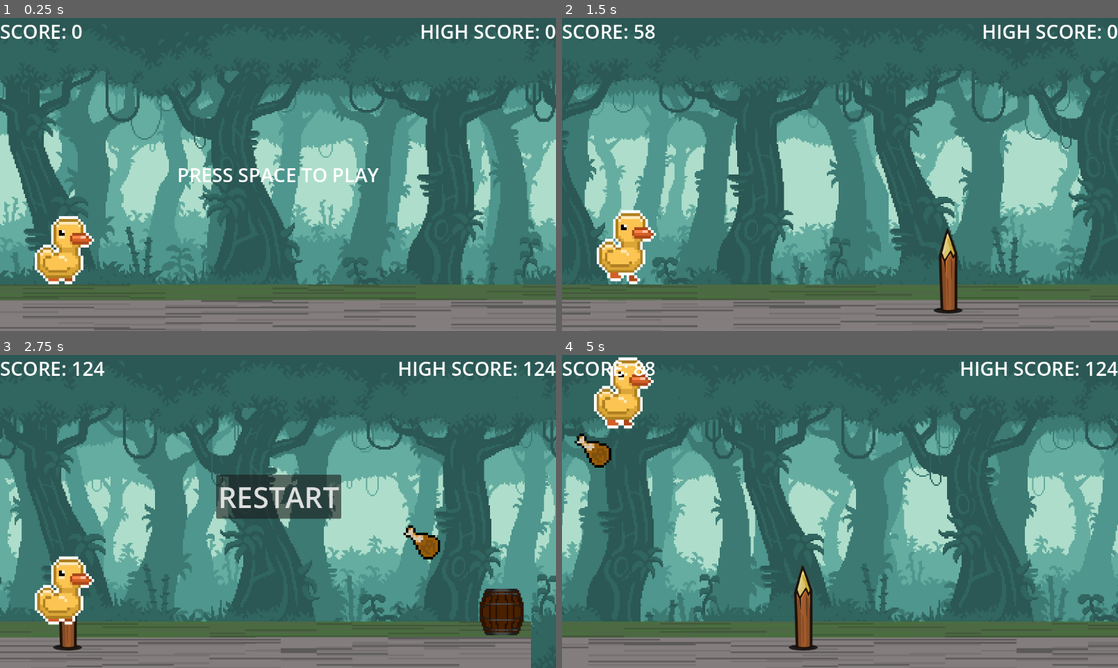
Above: before the commit, frames 1-4 (two rows, left to right).
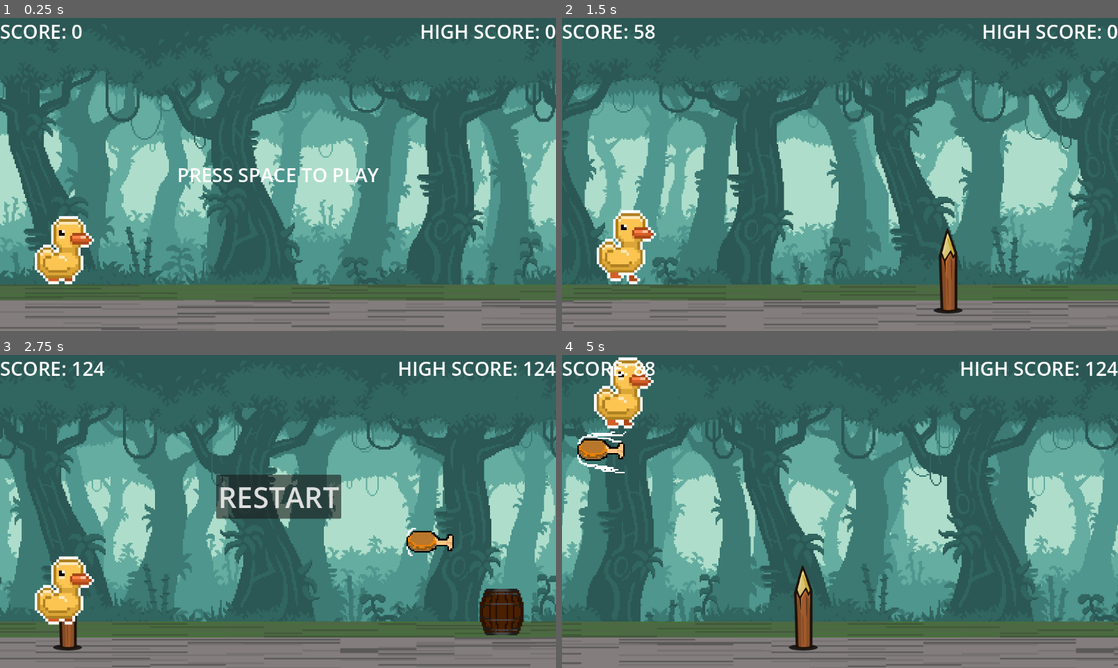
Above: after the commit, the same moments.

Repository: Ayodper/voraciousrush-main
Game: Godot game, scene res://background/scenes/main.tscn
Same seed, same stepped clock (60 frames per second), same inputs: the game is played once before the commit and once after it.
Inputs:
- Up to frame 1 (0.25 s): no input
- Up to frame 2 (1.5 s): tap Space at 0.5 s; tap Enter (ui_accept) at 0.77 s
- Up to frame 3 (2.75 s): tap Enter (ui_accept) at 1.52 s; hold Down (ui_down) from 2.03 s (still down)
- Up to frame 4 (5 s): release Down (ui_down) at 2.75 s; click "RESTART" at 2.75 s; tap Space at 3.5 s; tap Enter (ui_accept) at 3.77, 4.52 s

The runs differ from the first frame. In frame 1, 0.4% of the frame differs, in the area x 4-100%, y 90-100%; in frame 2, 0.9%; in frame 3, 2.4%, in the area x 0-100%, y 54-100%; in frame 4, 1.8%.

Commit message:
chicken leg animation and longer ground floor

Diff:
--- a/background/scenes/chicken_leg.tscn
+++ b/background/scenes/chicken_leg.tscn
@@ -1,30 +1,35 @@
 [gd_scene format=3 uid="uid://cxyr8cgonguax"]
 
 [ext_resource type="Script" uid="uid://b5n3jxbbj7jgf" path="res://background/scenes/chicken_leg.gd" id="1_kiqq3"]
-[ext_resource type="Texture2D" uid="uid://dvibnk770ey8i" path="res://New Piskel.png" id="2_kiqq3"]
+[ext_resource type="Texture2D" uid="uid://b878esfna3jng" path="res://chickenleg2.png" id="2_kiqq3"]
 
-[sub_resource type="AtlasTexture" id="AtlasTexture_kiqq3"]
+[sub_resource type="AtlasTexture" id="AtlasTexture_7yl1e"]
+atlas = ExtResource("2_kiqq3")
+region = Rect2(0, 0, 32, 32)
+
+[sub_resource type="AtlasTexture" id="AtlasTexture_vjylj"]
+atlas = ExtResource("2_kiqq3")
+region = Rect2(32, 0, 32, 32)
+
+[sub_resource type="AtlasTexture" id="AtlasTexture_slqn2"]
 atlas = ExtResource("2_kiqq3")
 region = Rect2(0, 32, 32, 32)
 
-[sub_resource type="AtlasTexture" id="AtlasTexture_7yl1e"]
+[sub_resource type="AtlasTexture" id="AtlasTexture_46x1t"]
+atlas = ExtResource("2_kiqq3")
+region = Rect2(32, 32, 32, 32)
+
+[sub_resource type="AtlasTexture" id="AtlasTexture_wp8yp"]
+atlas = ExtResource("2_kiqq3")
+region = Rect2(0, 64, 32, 32)
+
+[sub_resource type="AtlasTexture" id="AtlasTexture_b2pwu"]
 atlas = ExtResource("2_kiqq3")
 region = Rect2(32, 64, 32, 32)
-
-[sub_resource type="AtlasTexture" id="AtlasTexture_vjylj"]
-atlas = ExtResource("2_kiqq3")
-region = Rect2(64, 64, 32, 32)
-
-[sub_resource type="AtlasTexture" id="AtlasTexture_slqn2"]
-atlas = ExtResource("2_kiqq3")
-region = Rect2(96, 32, 32, 32)
 
 [sub_resource type="SpriteFrames" id="SpriteFrames_46x1t"]
 animations = [{
 "frames": [{
-"duration": 1.0,
-"texture": SubResource("AtlasTexture_kiqq3")
-}, {
 "duration": 1.0,
 "texture": SubResource("AtlasTexture_7yl1e")
 }, {
@@ -33,26 +38,34 @@
 }, {
 "duration": 1.0,
 "texture": SubResource("AtlasTexture_slqn2")
+}, {
+"duration": 1.0,
+"texture": SubResource("AtlasTexture_46x1t")
+}, {
+"duration": 1.0,
+"texture": SubResource("AtlasTexture_wp8yp")
+}, {
+"duration": 1.0,
+"texture": SubResource("AtlasTexture_b2pwu")
 }],
-"loop": true,
+"loop": 0,
 "name": &"default",
 "speed": 5.0
 }]
 
 [sub_resource type="RectangleShape2D" id="RectangleShape2D_kiqq3"]
-size = Vector2(40, 40)
+size = Vector2(40, 48)
 
 [node name="chicken leg" type="Area2D" unique_id=1673576260]
 script = ExtResource("1_kiqq3")
 
 [node name="Sprite2D" type="AnimatedSprite2D" parent="." unique_id=1746920765]
 texture_filter = 1
-position = Vector2(32, -32)
-scale = Vector2(5.0625, 4.966981)
+position = Vector2(16, 0)
+scale = Vector2(3.2656248, 3.2323112)
 sprite_frames = SubResource("SpriteFrames_46x1t")
-frame = 1
-frame_progress = 0.047709968
+autoplay = "default"
 
 [node name="CollisionShape2D" type="CollisionShape2D" parent="." unique_id=645349266]
-position = Vector2(4, 4)
+position = Vector2(0, 8)
 shape = SubResource("RectangleShape2D_kiqq3")
--- a/background/scenes/ground.tscn
+++ b/background/scenes/ground.tscn
@@ -10,7 +10,7 @@
 [node name="Sprite2D" type="Sprite2D" parent="." unique_id=1841549003]
 texture_filter = 1
 position = Vector2(-27, 552)
-scale = Vector2(73.96875, 3.2499998)
+scale = Vector2(78.87501, 3.2499998)
 texture = ExtResource("1_452m3")
 centered = false
 
Binary file added: chickenleg2.png
Not shown, added: chickenleg2.png.import
Not shown, added: chickenleg2-20260820-110413.piskel
